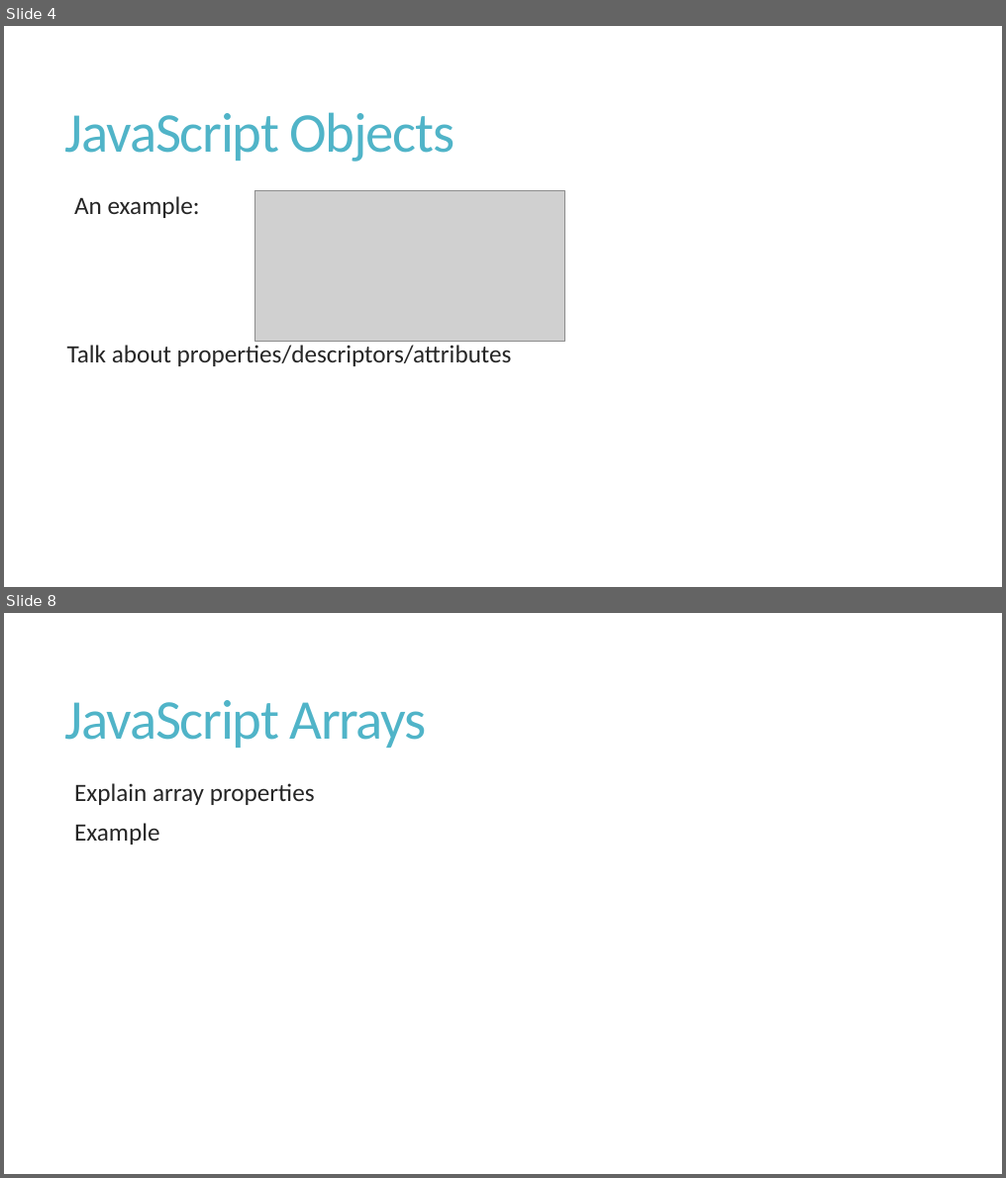
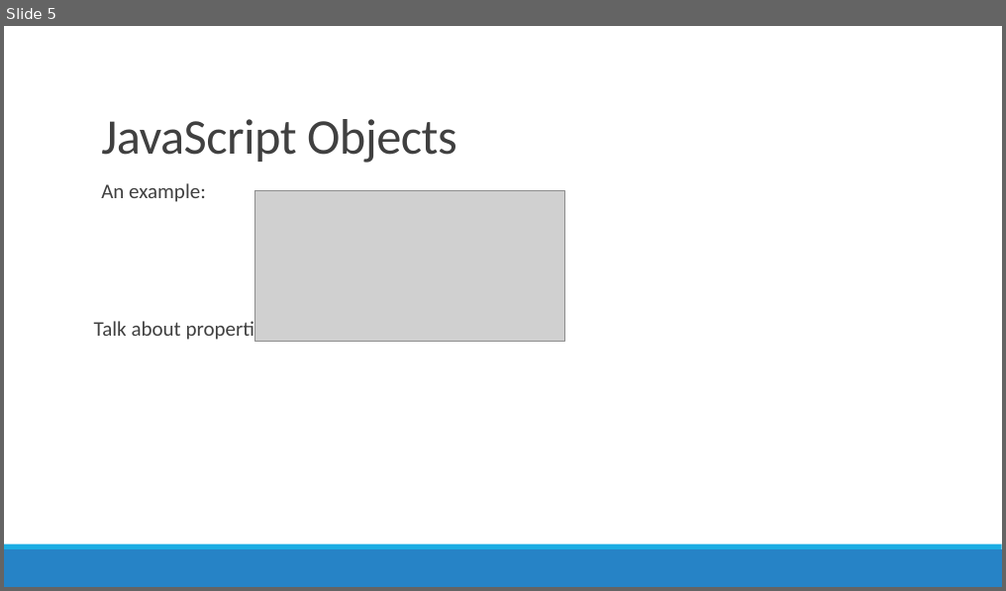
Before and after one commit to amqzhu/JSIL_report, a slide deck: presentation.pptx. Shown one above the other, each under a label of ours: slides 4 and 8 before the commit, slide 5 after it; the slides between them are not shown. The pictures are 1006x1178 and 1006x591 pixels, drawn with LibreOffice and Linux fonts; fonts in the diff are those of the drawing; grey boxes stand for pictures. Boxes give left, top, right and bottom in pixels: in the first picture for what was removed or moved away, otherwise in the second. Text is boxed around its words. In the diff, an @@ line names an element or a change of style, - is before the commit and + after.

```diff
--- a/presentation.pptx
+++ b/presentation.pptx
@@ slide 8 removed at bbox=[4, 613, 1002, 1174], background #FFFFFF @@
@@ title removed at bbox=[65, 700, 427, 748] @@
-JavaScript Arrays
@@ text removed at bbox=[74, 783, 315, 845] @@
-  Explain array properties
-  Example
@@ what was slide 4 is now slide 5 @@
@@ slide 5 changed as well @@
@@ title "JavaScript Objects": place and size @@
-title "JavaScript Objects" at bbox=[65, 112, 455, 162]
+title "JavaScript Objects" at bbox=[101, 119, 457, 163]
@@ title "JavaScript Objects" at bbox=[101, 119, 457, 163]: size 54 to 48 pt, text colour #50B4C8 to #404040, letter spacing -1.2 to -0.5 pt; vertical alignment middle to bottom @@
@@ text "An example:": place and size @@
-text "An example:" at bbox=[67, 196, 512, 367]
+text "An example:" at bbox=[94, 183, 465, 342]
@@ text "An example:" at bbox=[94, 183, 465, 342]: size 24 to 20 pt, text colour #262626 to #404040; line spacing 0.85 to 0.9; more space between paragraphs @@
@@ rectangle added at bbox=[4, 550, 1002, 587], fill #2683C6 @@
@@ rectangle added at bbox=[4, 545, 1002, 550], fill #1CADE4 @@
```
Also in this commit, not shown: 6 other slides changed, 7 slides added, 5 other slides removed, 1 other file.
